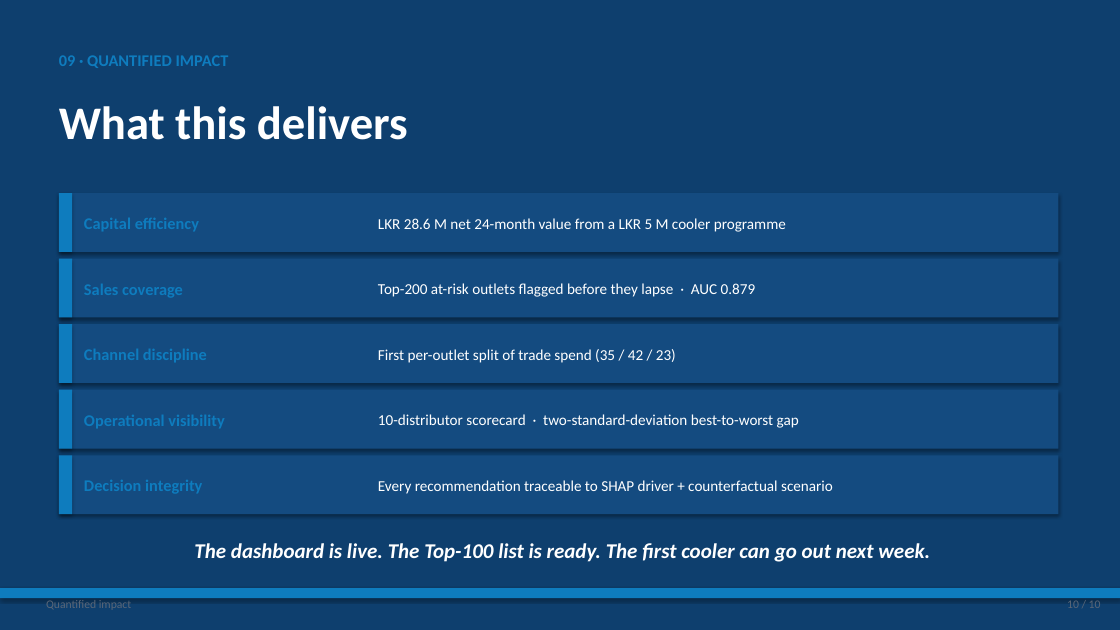
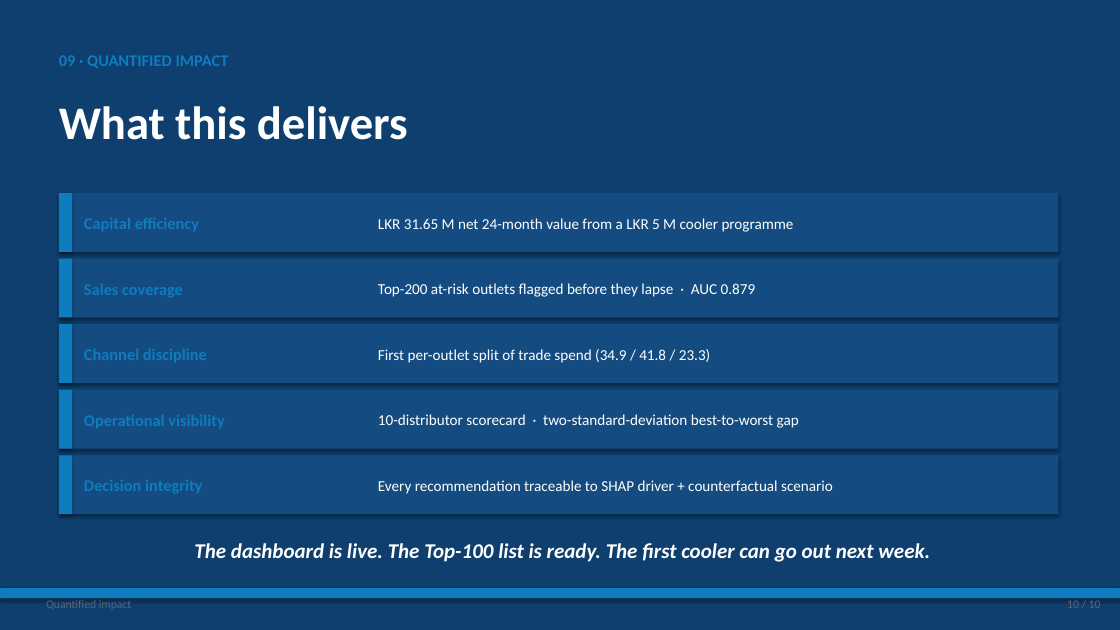
Before and after one commit to AdithaBuwaneka/datastorm-v7-storming-round, a slide deck: slide 10 of report/DataX_round2_pitch_deck.pptx. Drawn at 1120x630 pixels with LibreOffice and Linux fonts; fonts in the diff are those of the drawing. Boxes give left, top, right and bottom in pixels: in the first picture for what was removed or moved away, otherwise in the second. Text is boxed around its words. In the diff, an @@ line names an element or a change of style, - is before the commit and + after.

```diff
--- a/report/DataX_round2_pitch_deck.pptx
+++ b/report/DataX_round2_pitch_deck.pptx
@@ text at (x1=378, y1=218, x2=794, y2=232): text changed @@
-LKR 28.6 M net 24-month value from a LKR 5 M cooler programme
+LKR 31.65 M net 24-month value from a LKR 5 M cooler programme
@@ text at (x1=378, y1=349, x2=710, y2=363): text changed @@
-First per-outlet split of trade spend (35 / 42 / 23)
+First per-outlet split of trade spend (34.9 / 41.8 / 23.3)
```
Also in this commit, not shown: 4 other slides changed, 49 other files.
